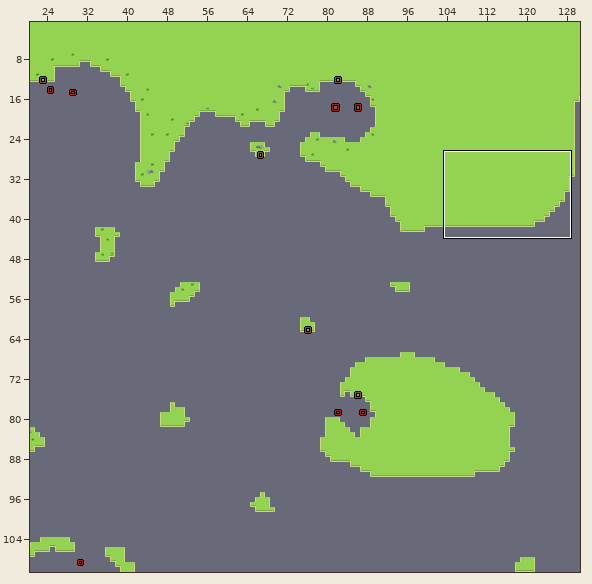
A LDtk project gets an edit: assets/levels/level.ldtk. Above: a wide view before the commit, with the close-up outlined.
Close-up. Earlier state:
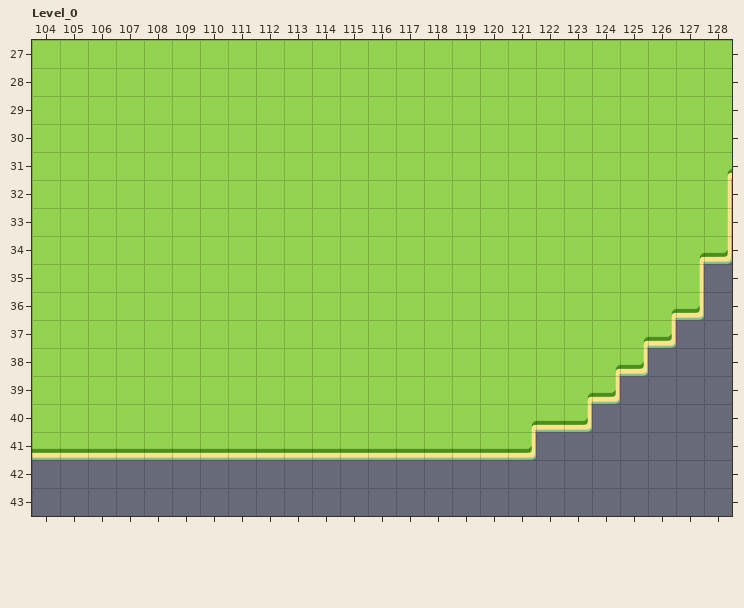
Cells are 100x100 px. Shown: Level_0 x 104..128, y 27..43. The commit also changed other parts of the map, which this record leaves out.
And afterwards:
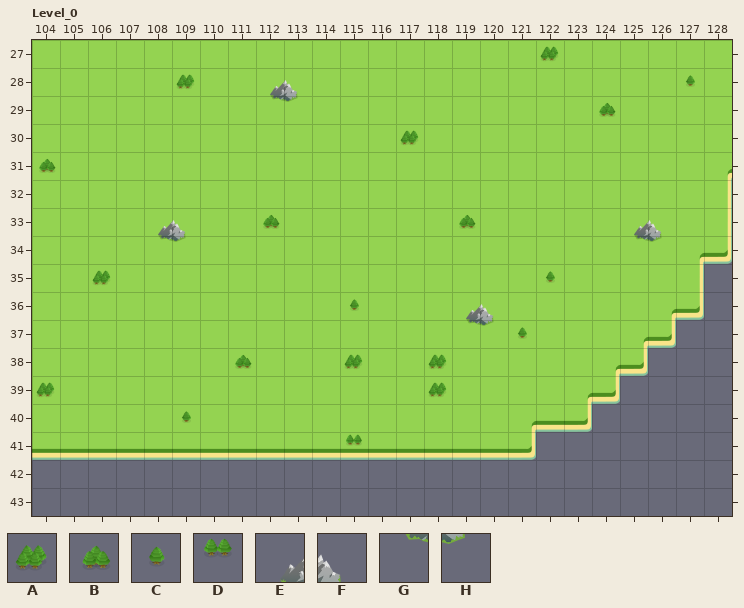
Key: from "DecorTilemap": A 0, B 1, C 2, D 3, E 4, F 5, G 8, H 9.
_ is an empty cell.
Changes in this commit:
Layer "Decorations":
The author put tile A in row 27 at x 122; in row 28 at x 109; in row 30 at x 117; in row 35 at x 106; in row 38 at x 115 and 118; in row 39 at x 104 and 118.
The author put tile B in row 29 at x 124; in row 31 at x 104; in row 33 at x 112 and 119; in row 38 at x 111.
The author put tile C in row 28 at x 127; in row 35 at x 122; in row 36 at x 115; in row 37 at x 121; in row 40 at x 109.
The author put tile D in row 41 at x 115.
The author put tile E in row 28 at x 112; in row 33 at x 108 and 125; in row 36 at x 119.
The author put tile F in row 28 at x 113; in row 33 at x 109 and 126; in row 36 at x 120.
The author put tile G in row 29 at x 112; in row 34 at x 108 and 125; in row 37 at x 119.
The author put tile H in row 29 at x 113; in row 34 at x 109 and 126; in row 37 at x 120.
